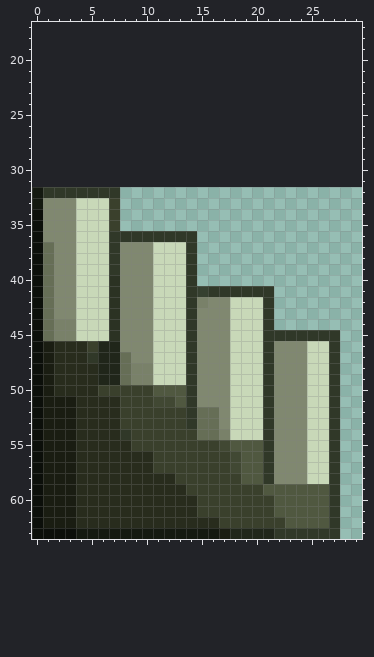
Pixel-art sprite: Shapeshift/Assets/Sprites/stairs.png. This is how it looked before the edit.
The file is 32x32 pixels. Colours within 5 levels of each other are drawn and written as one. Shown: x 0..29, y 17..63. The old version is drawn lined up with the new one, on the new canvas.
Now the later version:
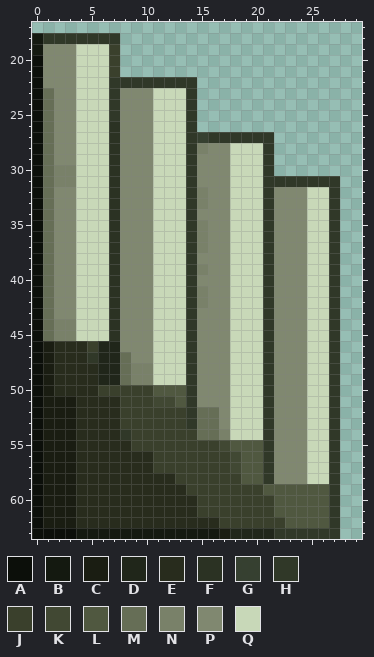
Palette (. is transparent): A #0c0f0a  B #141910  C #1a1d12  D #20261a  E #282c1d  F #2b3223  G #303828ef  H #303828  J #3a402c  K #414833  L #505840  M #666e56  N #798169  P #808870  Q #c8d8b8
Change:
canvas 32x32 -> 32x64, the old top-left corner now at 0,32
@@ x 0..29 @@
 17 ..............................
-18 ..............................
-19 ..............................
-20 ..............................
-21 ..............................
-22 ..............................
-23 ..............................
-24 ..............................
-25 ..............................
-26 ..............................
-27 ..............................
-28 ..............................
-29 ..............................
-30 ..............................
-31 ..............................
-32 BHHHHHHH......................
-33 BPPPQQQJ......................
-34 APPPQQQJ......................
-35 APPPQQQJ......................
-36 APPPQQQHHHHHHHH...............
-37 AMPPQQQHPPPQQQH...............
-38 AMPPQQQHPPPQQQH...............
-39 AMPPQQQHPPPQQQH...............
-40 AMPPQQQFPPPQQQH...............
-41 AMPPQQQFPPPQQQHGHHHHHH........
-42 AMPPQQQFPPPQQQHNPPQQQH........
-43 AMPPQQQFPPPQQQHPPPQQQH........
-44 AMNNQQQFPPPQQQHPPPQQQH........
-45 AMNNQQQFPPPQQQHPPPQQQHHHHHHH..
+18 BHHHHHHH......................
+19 BPPPQQQJ......................
+20 APPPQQQJ......................
+21 APPPQQQJ......................
+22 APPPQQQHHHHHHHH...............
+23 AMPPQQQHPPPQQQH...............
+24 AMPPQQQHPPPQQQH...............
+25 AMPPQQQHPPPQQQH...............
+26 AMPPQQQFPPPQQQH...............
+27 AMPPQQQFPPPQQQHGHHHHHH........
+28 AMPPQQQFPPPQQQHNPPQQQH........
+29 AMPPQQQFPPPQQQHPPPQQQH........
+30 AMNNQQQFPPPQQQHPPPQQQH........
+31 AMNNQQQFPPPQQQHPPPQQQHHHHHHH..
+32 AMPPQQQFPPPQQQHNPPQQQHPPPQQH..
+33 AMPPQQQFPPPQQQHNPPQQQHPPPQQH..
+34 AMPPQQQFPPPQQQHPPPQQQHPPPQQH..
+35 AMPPQQQFPPPQQQHNPPQQQHPPPQQH..
+36 AMPPQQQFPPPQQQHNPPQQQHPPPQQH..
+37 AMPPQQQFPPPQQQHNPPQQQHPPPQQH..
+38 AMPPQQQFPPPQQQHPPPQQQHPPPQQH..
+39 AMPPQQQFPPPQQQHNPPQQQHPPPQQH..
+40 AMPPQQQFPPPQQQHPPPQQQHPPPQQH..
+41 AMPPQQQFPPPQQQHNPPQQQHPPPQQH..
+42 AMPPQQQFPPPQQQHNPPQQQHPPPQQH..
+43 AMPPQQQFPPPQQQHPPPQQQHPPPQQH..
+44 AMNNQQQFPPPQQQHPPPQQQHPPPQQH..
+45 AMNNQQQFPPPQQQHPPPQQQHPPPQQH..
 46 ACEEEJDDPPPQQQHPPPQQQHPPPQQH..
